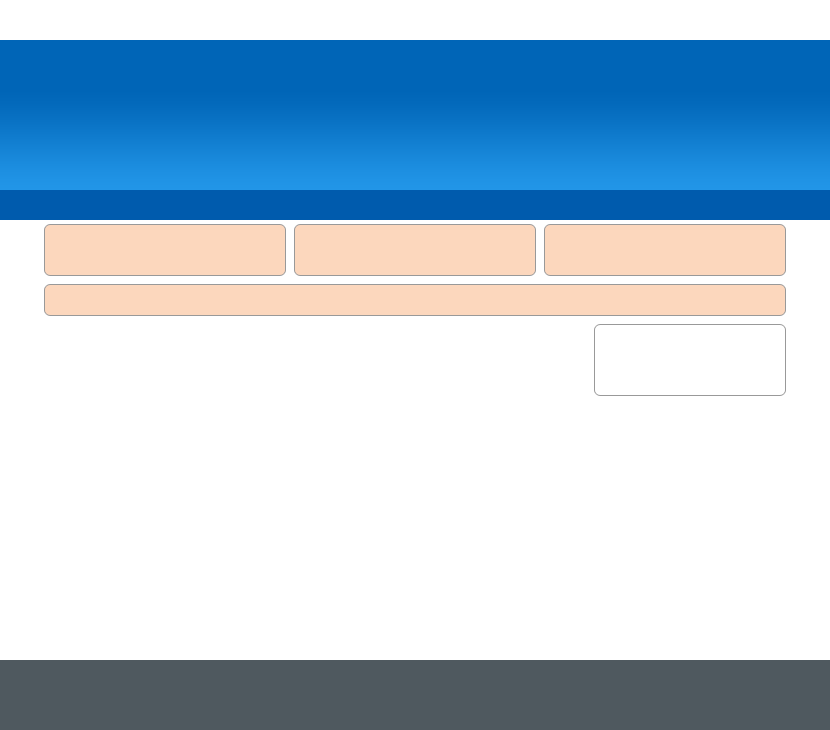
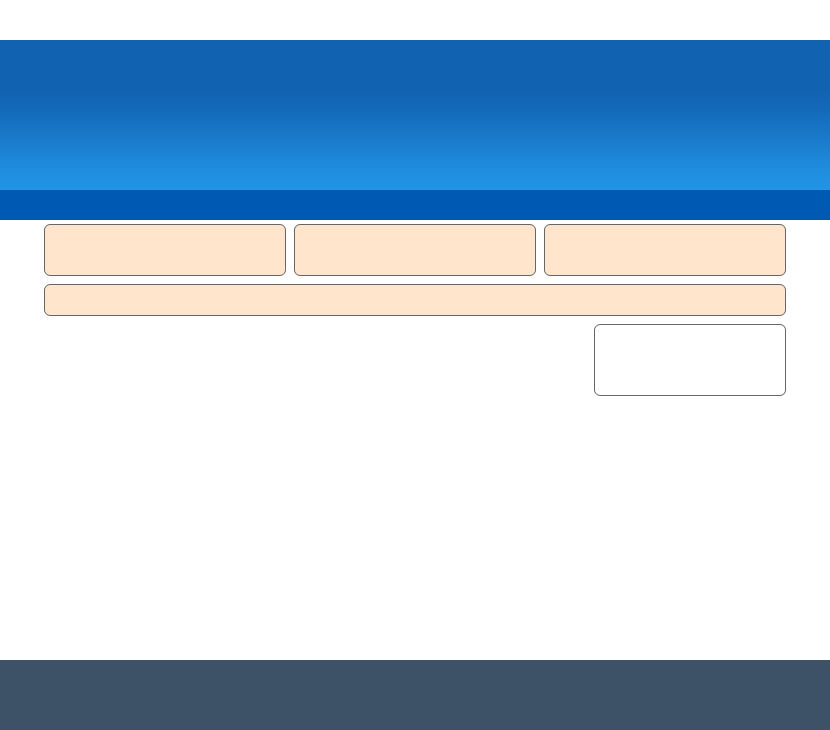
Layers edited between the first and the second (830, 730) image:
renamed "headr" to "header", moved it above "navbar", painted on it over box(0, 40, 830, 190)
moved "navbar" above "header / footer widgets", painted on it over box(0, 190, 830, 220)
painted on "header / footer widgets" over box(45, 225, 785, 315)
painted on "footer" over box(0, 660, 830, 730)
moved "sidebar" above "Background" over box(595, 325, 785, 395)
